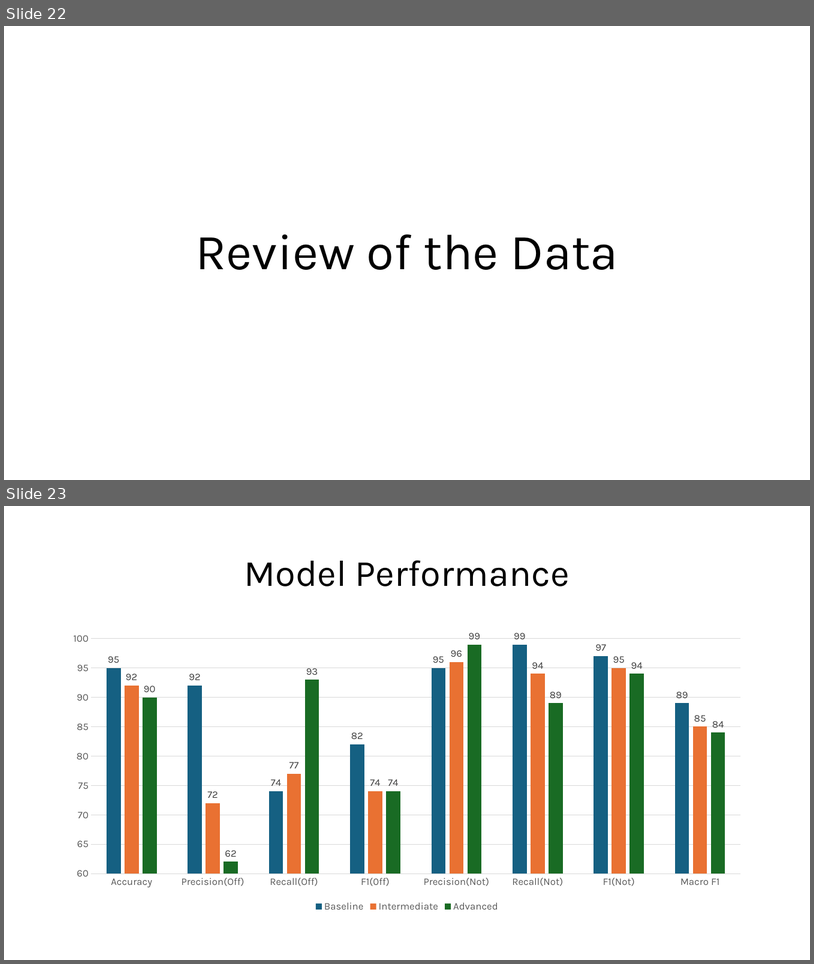
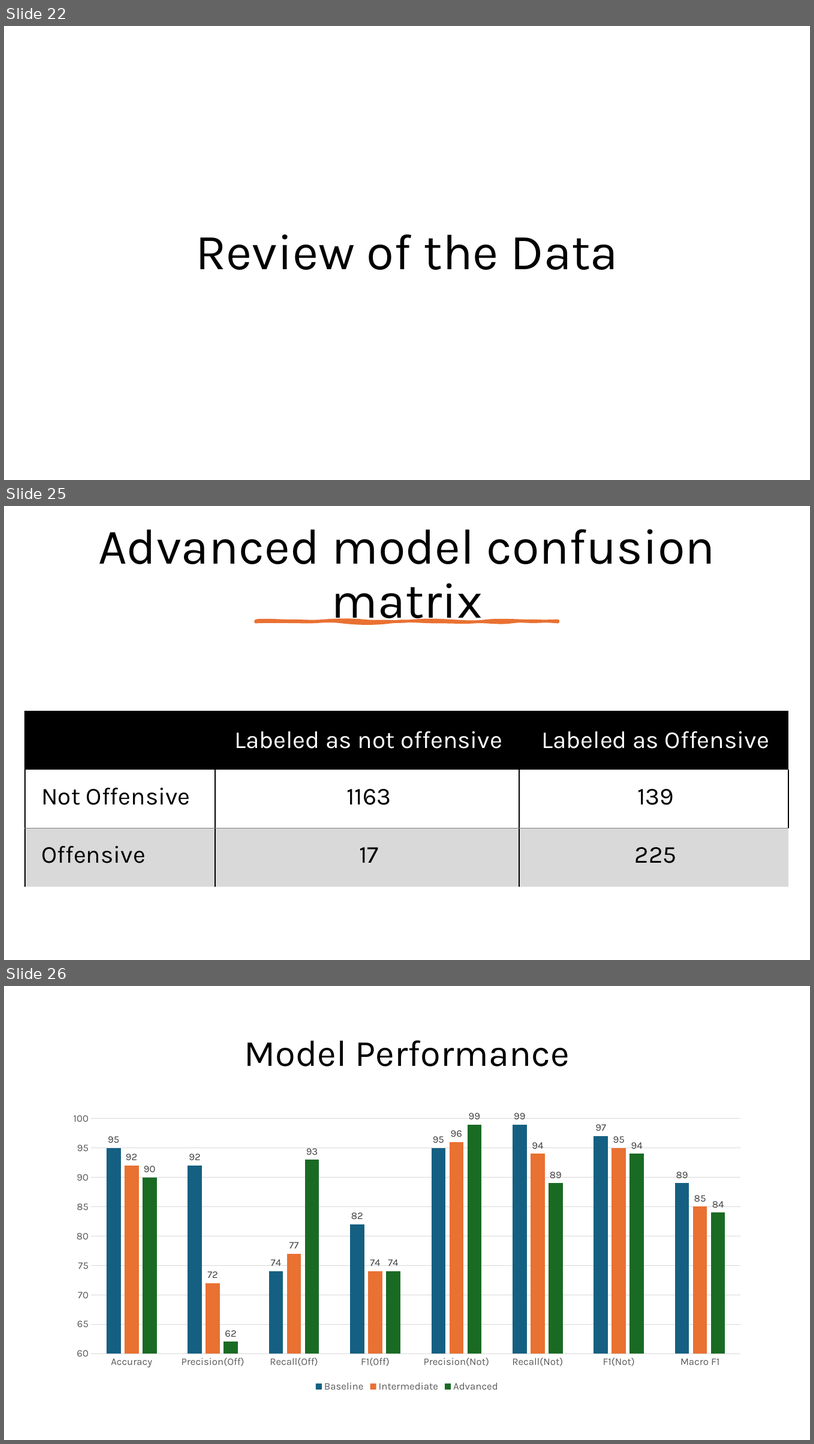
Before and after one commit to GeorgeAttaloglou/thesis-doc, a slide deck: Toxicity analysis in Greek Text.pptx. Shown one above the other, each under a label of ours: slides 22 and 23 before the commit, slides 22, 25 and 26 after it; the slides between them are not shown. The pictures are 814x964 and 814x1444 pixels, drawn with LibreOffice and Linux fonts; fonts in the diff are those of the drawing. Boxes give left, top, right and bottom in pixels: in the first picture for what was removed or moved away, otherwise in the second. Text is boxed around its words. In the diff, an @@ line names an element or a change of style, - is before the commit and + after.

```diff
--- a/Toxicity analysis in Greek Text.pptx
+++ b/Toxicity analysis in Greek Text.pptx
@@ slide 25 added at <box>4,506,810,960</box>, background #FFFFFF @@
@@ title added at <box>98,529,715,625</box>, 59.4 pt, text #000000 @@
+Advanced model confusion matrix
@@ freeform shape added at <box>255,621,558,622</box>, fill #E97132, outline #E97132 3.25 pt @@
@@ table added at <box>25,711,789,887</box>, 3 rows, 3 columns @@
+ | Labeled as not offensive | Labeled as Offensive
+Not Offensive | 1163 | 139
+Offensive | 17 | 225
@@ what was slide 23 is now slide 26 @@
```
Also in this commit, not shown: 2 other slides added, 1 other file.
